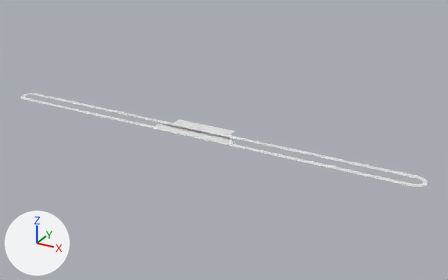
Two versions of the OBJ model Encore/Assets/ui/od_frame.obj, one commit apart.
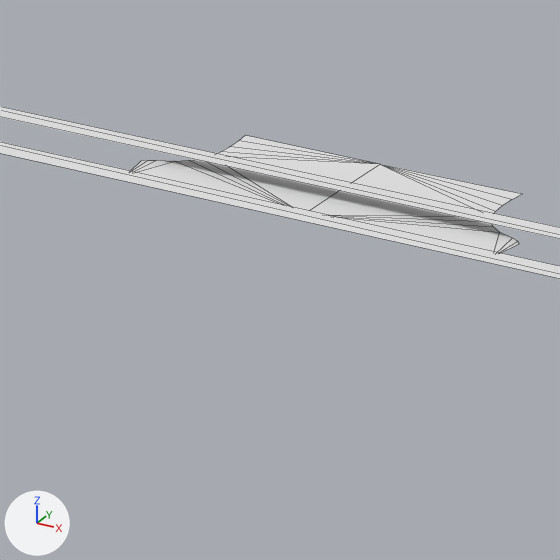
Old and new are each drawn whole from a 50 mm camera at (2.9, -5.18, 2.4) aimed at (0.25, -0.35, -0.02) and again close up on the part from 29% to 54% of the width and 33% to 74% of the height. The lights are fixed; the arrows at lower left show +X, +Y and +Z. The close-ups show mesh edges as thin lines. Where no turn or scale is listed for an object, it has been applied to the vertices. Vertices at the same position are counted once.

Names of what the first close-up shows: 'Overdrive_Background'.
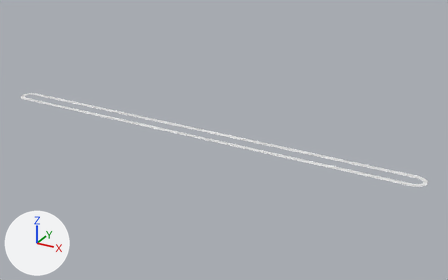
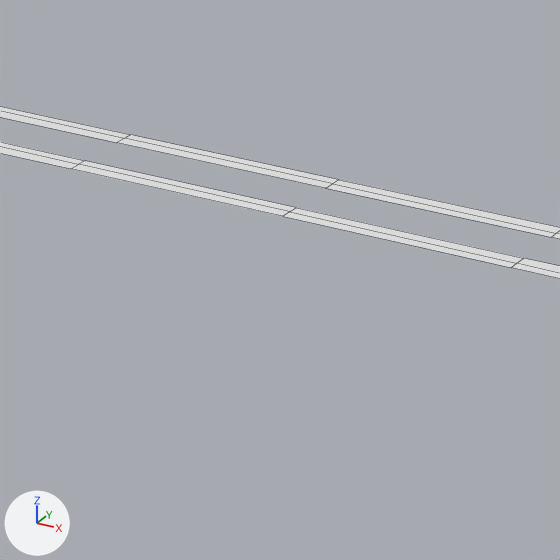
Where the change shows, as pixel boxes (x1, y1, x2, y2) in the close-ups (560 x 560 px):
```json
{"part": 1, "of": "me_overdrive_background", "change": "deleted", "before": [131, 135, 522, 253]}
{"part": 2, "of": "me_overdrive_background", "change": "built on", "before": [0, 107, 560, 278], "after": [0, 107, 560, 278]}
```

The change, as JSON lines over the scene's bpy script:
```json
{"block": "me_overdrive_background", "where": "# used by ob_overdrive_background; location = (0.0, 0.0, 0.0)"}
{"op": "remove", "block": "me_overdrive_background", "code": "me_overdrive_background.from_pydata(...)  # 86 vertices, 84 faces; spans x -2.2..2.2, y -0.63..-0.26, z 0.06..0.08"}
{"op": "add", "block": "me_overdrive_background", "code": "me_overdrive_background.from_pydata(...)  # 102 vertices, 88 faces; spans x -2.2..2.2, y -0.63..-0.42, z 0.08"}
{"block": "me_overdrive_background", "change": "me_overdrive_background part 1: the loose piece of 26 vertices spanning x -0.44..0.44, y -0.55..-0.26, z 0.06 is deleted"}
{"block": "me_overdrive_background", "change": "me_overdrive_background part 2"}
{"block": "me_overdrive_background", "change": "4 faces are deleted"}
{"block": "me_overdrive_background", "change": "42 vertices are added at x -1.6..1.6, y -0.63..-0.42, z 0.08"}
{"block": "me_overdrive_background", "change": "32 new faces join them"}
```
